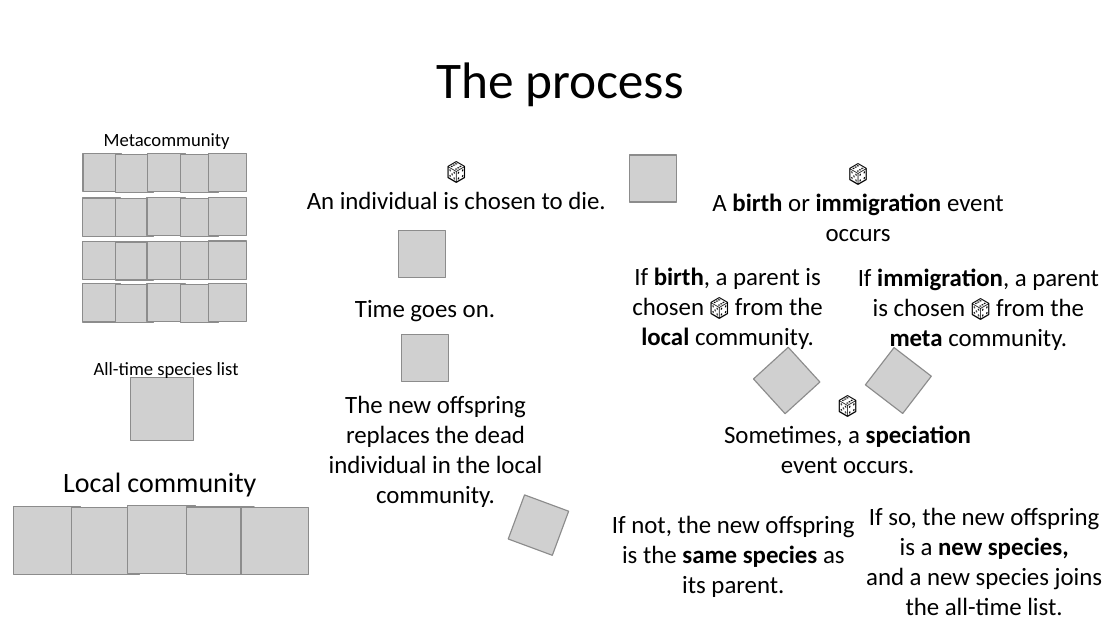
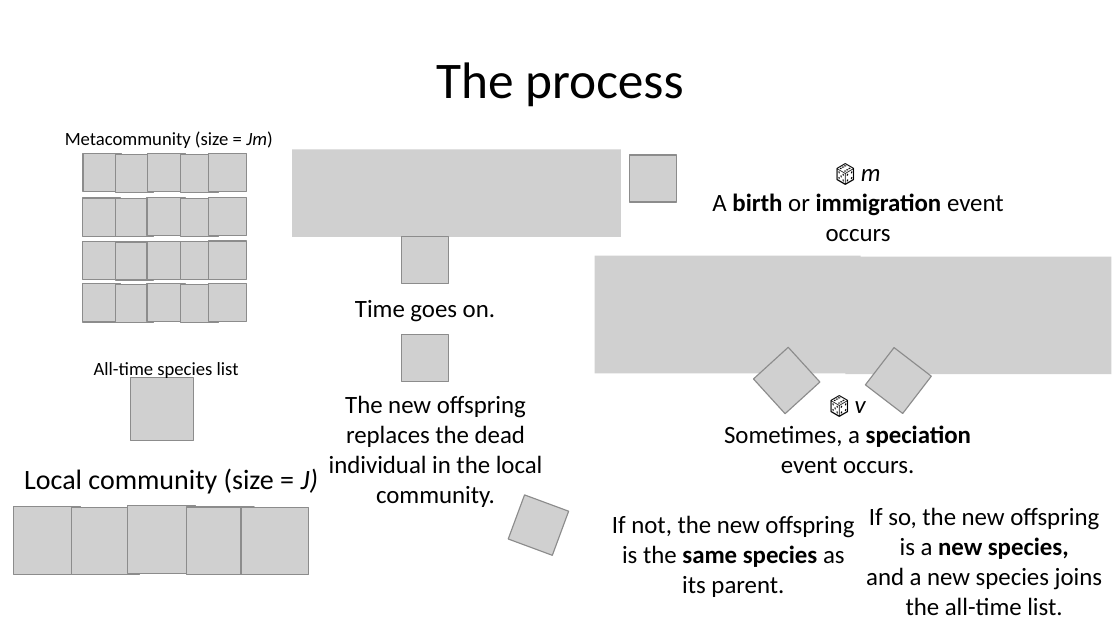
Before and after one commit to role-model/process-models-workshop, a slide deck: slide 35 of slides/slides_polishing.pptx (slide 31 before the commit). Drawn at 1120x630 pixels with LibreOffice and Linux fonts; fonts in the diff are those of the drawing; grey boxes stand for pictures. Boxes give left, top, right and bottom in pixels: in the first picture for what was removed or moved away, otherwise in the second. Text is boxed around its words. In the diff, an @@ line names an element or a change of style, - is before the commit and + after.

```diff
--- a/slides/slides_polishing.pptx
+++ b/slides/slides_polishing.pptx
@@ text at (65,131,272,148): text changed @@
-Metacommunity
+Metacommunity (size = Jm)
@@ picture added at (292,149,622,236) @@
@@ text at (712,169,1004,242): text changed; bold off @@
-🎲
-A birth or immigration event occurs
+🎲 m
+A birth or immigration event occurs
@@ text removed at (307,191,605,210) @@
-🎲
-An individual is chosen to die.
@@ picture: place and size @@
-picture at (399,231,446,278)
+picture at (402,236,449,283)
@@ picture added at (595,255,861,373) @@
@@ text removed at (632,267,823,351) @@
-If birth, a parent is chosen 🎲 from the local community.
@@ picture added at (846,256,1112,374) @@
@@ text removed at (858,268,1099,352) @@
-If immigration, a parent is chosen 🎲 from the meta community.
@@ text at (724,401,971,474): text changed @@
-🎲
-Sometimes, a speciation event occurs.
+🎲 v
+Sometimes, a speciation event occurs.
@@ text at (24,468,318,494): text changed @@
-Local community
+Local community (size = J)
```
Also in this commit, not shown: 16 other slides changed, 9 slides added, 7 slides removed, 1 other file.
